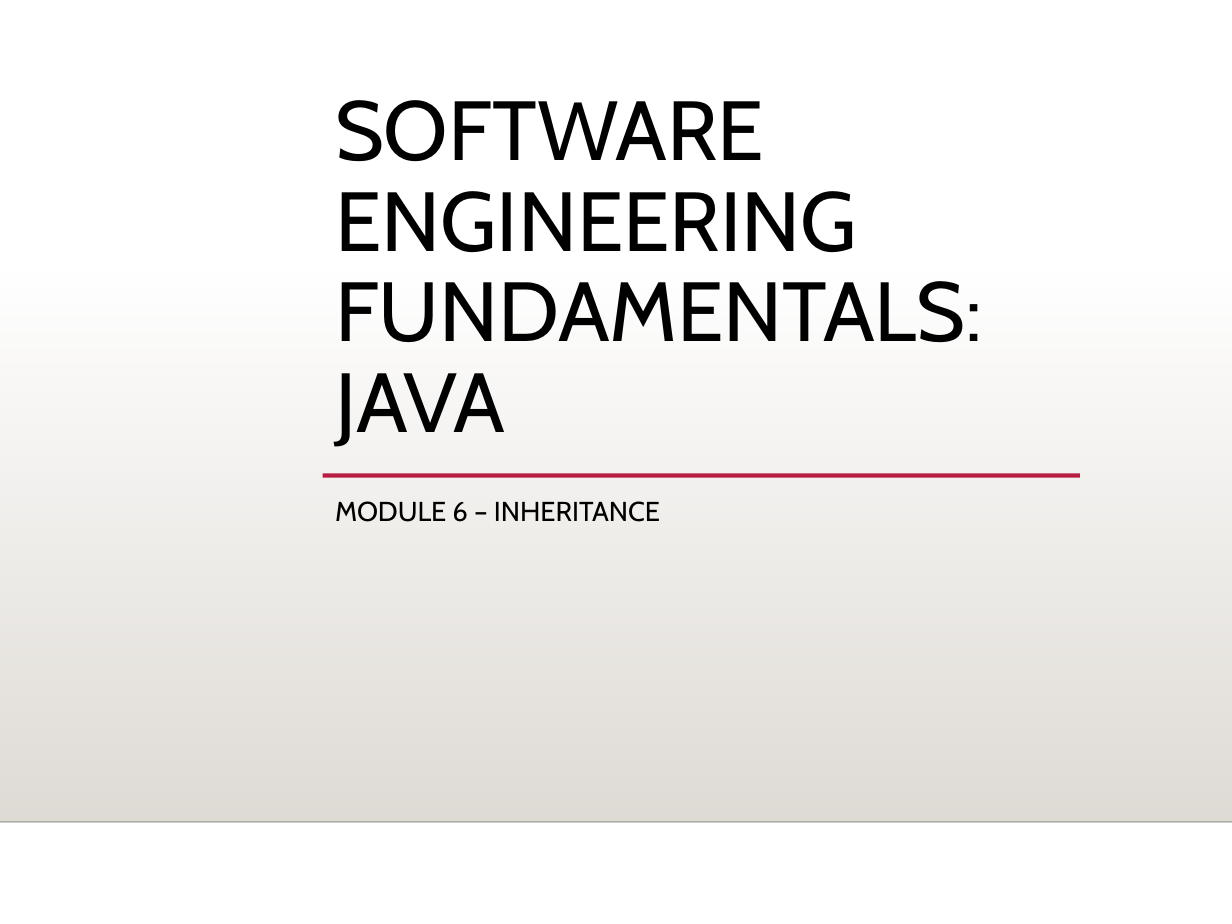
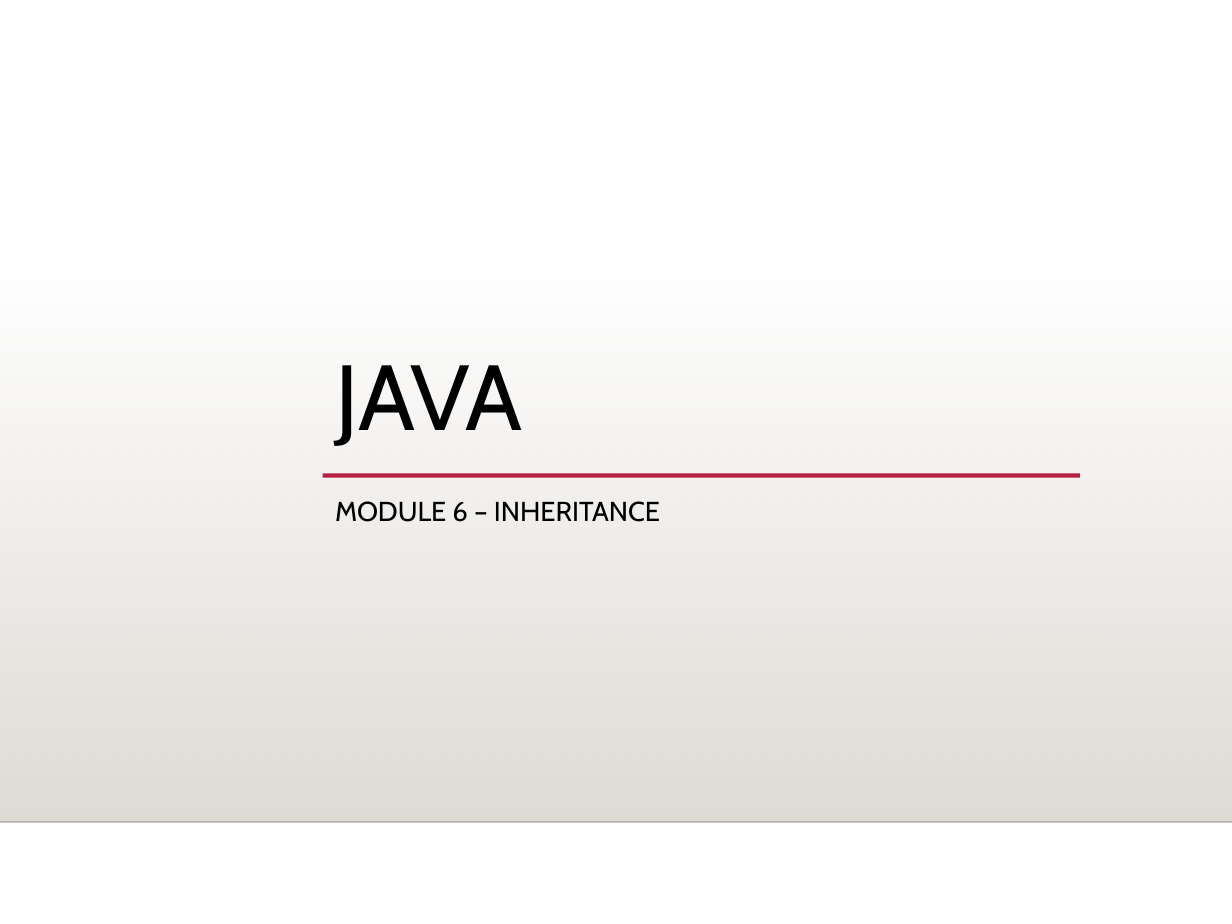
Before and after one commit to AwareSelf/GoodrejTrainingRepo, a slide deck: slide 1 of Goodrej_Java_Training_Presentation/M6 - Inheritance.ppt. Drawn at 1232x924 pixels with LibreOffice and Linux fonts; fonts in the diff are those of the drawing; background and template pictures are left out. Boxes give left, top, right and bottom in pixels: in the first picture for what was removed or moved away, otherwise in the second. Text is boxed around its words. In the diff, an @@ line names an element or a change of style, - is before the commit and + after.

```diff
--- a/Goodrej_Java_Training_Presentation/M6 - Inheritance.ppt
+++ b/Goodrej_Java_Training_Presentation/M6 - Inheritance.ppt
@@ title at bbox=[335, 365, 523, 446]: text changed; size 49 to 54 pt @@
-SOFTWARE ENGINEERING FUNDAMENTALS: JAVA
+JAVA
```
Also in this commit, not shown: 18 other files.
